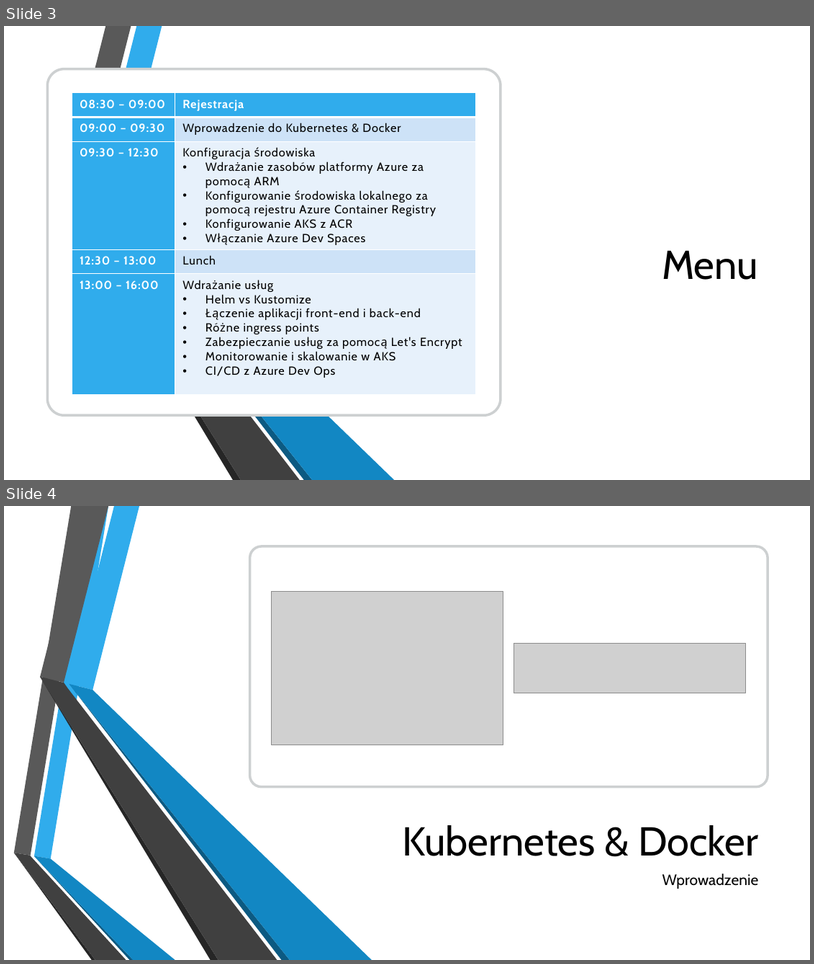
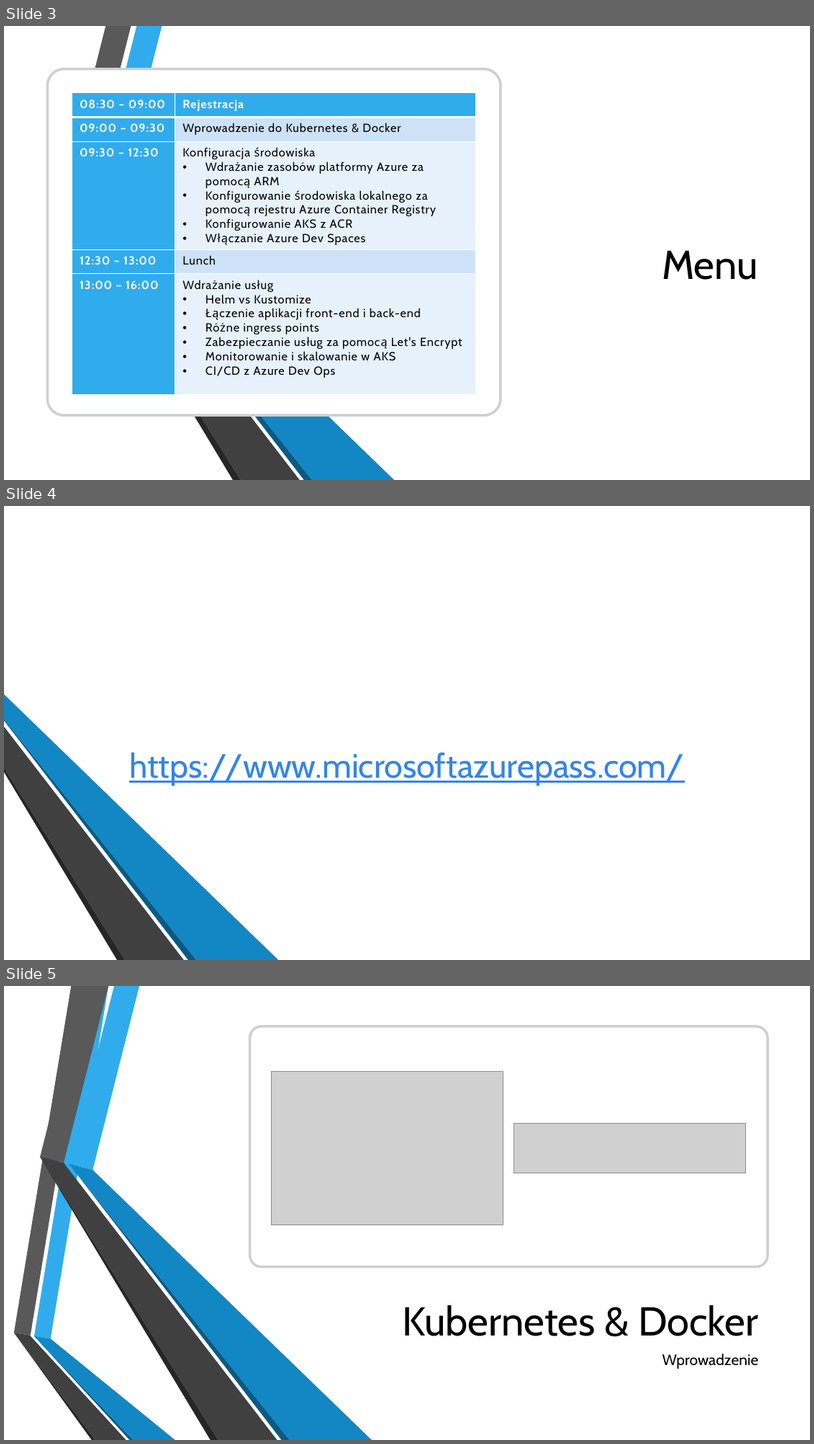
Before and after one commit to TheCloudTheory/Presentations, a slide deck: Azure Kubernetes Service.pptx. Shown one above the other, each under a label of ours: slides 3 and 4 before the commit, slides 3, 4 and 5 after it. The pictures are 814x964 and 814x1444 pixels, drawn with LibreOffice and Linux fonts; fonts in the diff are those of the drawing; grey boxes stand for pictures; background and template pictures are left out. Boxes give left, top, right and bottom in pixels: in the first picture for what was removed or moved away, otherwise in the second. Text is boxed around its words. In the diff, an @@ line names an element or a change of style, - is before the commit and + after.

Commit message:
Added new presentation

```diff
--- a/Azure Kubernetes Service.pptx
+++ b/Azure Kubernetes Service.pptx
@@ slide 4 added at box(4, 506, 810, 960), background picture (left out); not listed: 6 template elements that a slide beside it also shows @@
@@ rectangle added at box(4, 506, 810, 960), fill #FFFFFF @@
@@ group added at box(40, 506, 373, 960): 6 freeform shapes @@
@@ freeform shape added at box(4, 694, 278, 960), fill #1287C3 @@
@@ freeform shape added at box(4, 719, 196, 960), fill #0C5A82 @@
@@ freeform shape added at box(4, 726, 184, 960), fill #404040 @@
@@ title added at box(129, 752, 684, 786), 40 pt, text #3085ED, underline @@
+https://www.microsoftazurepass.com/
@@ freeform shape added at box(4, 768, 125, 960), fill #262626 @@
@@ what was slide 4 is now slide 5 @@
```
Also in this commit, not shown: 1 other file.
